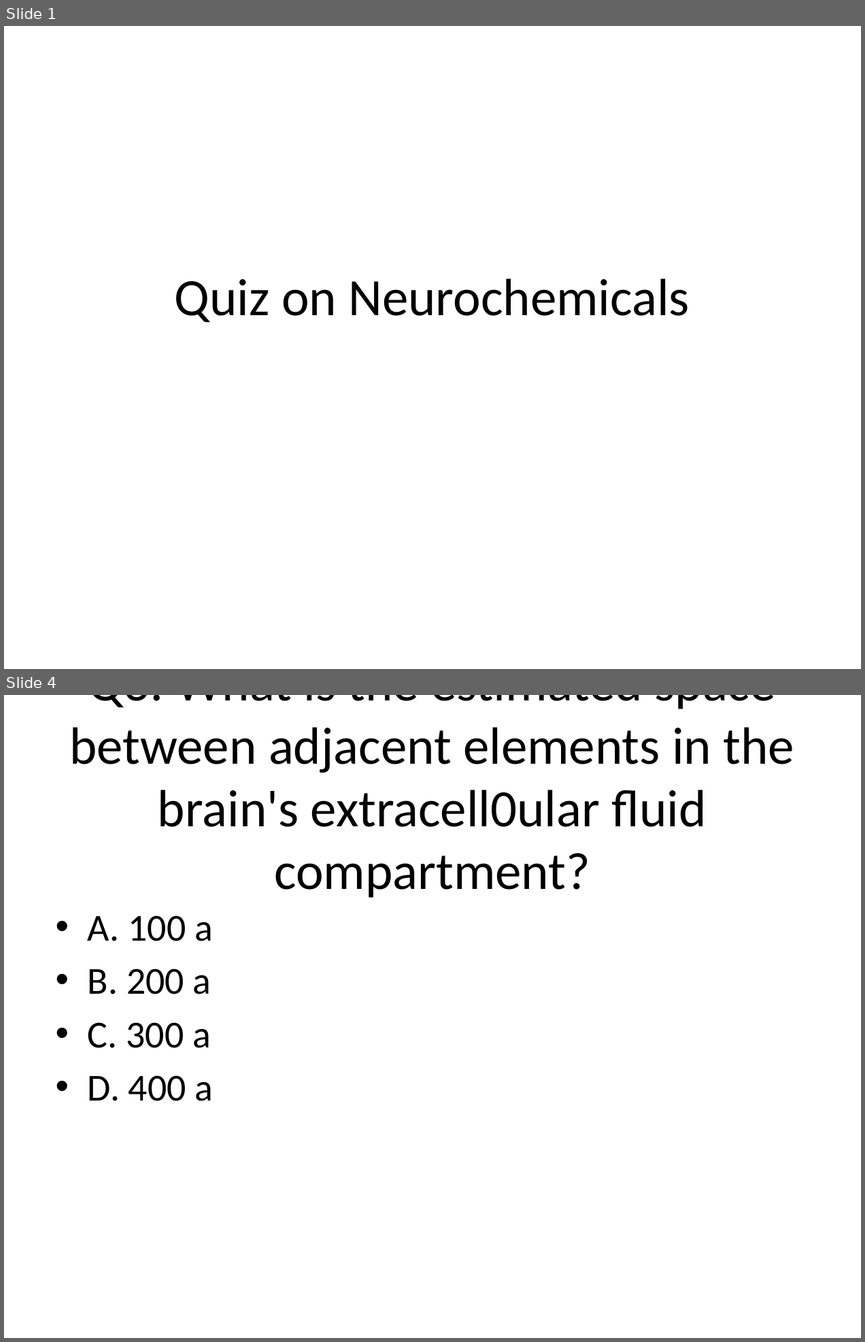
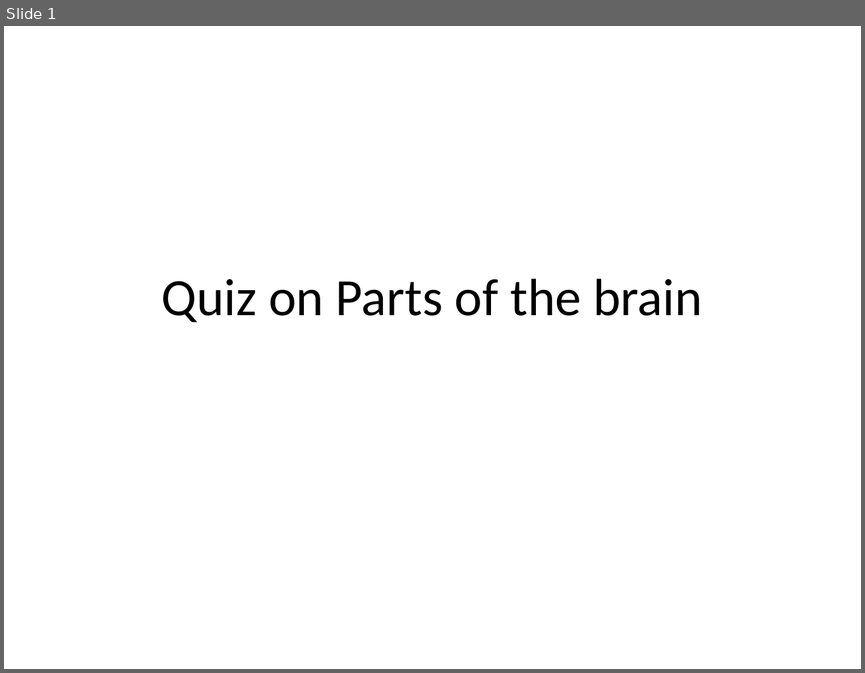
Before and after one commit to possibly-nrs-14/rag-sme, a slide deck: exports/quiz.pptx. Shown one above the other, each under a label of ours: slides 1 and 4 before the commit, slide 1 after it; the slides between them are not shown. The pictures are 865x1342 and 865x673 pixels, drawn with LibreOffice and Linux fonts; fonts in the diff are those of the drawing. Boxes give left, top, right and bottom in pixels: in the first picture for what was removed or moved away, otherwise in the second. Text is boxed around its words. In the diff, an @@ line names an element or a change of style, - is before the commit and + after.

Commit message:
latest quiz exports from demo

```diff
--- a/exports/quiz.pptx
+++ b/exports/quiz.pptx
@@ slide 4 removed at (4, 695, 861, 1338), background #FFFFFF @@
@@ title removed at (69, 695, 794, 898) @@
-Q3: What is the estimated space between adjacent elements in the brain's extracell0ular fluid compartment?
@@ text removed at (88, 915, 213, 1101) @@
-• A. 100 a
-• B. 200 a
-• C. 300 a
-• D. 400 a
@@ slide 1 changed as well @@
@@ title at (162, 278, 702, 322): text changed @@
-Quiz on Neurochemicals
+Quiz on Parts of the brain
```
Also in this commit, not shown: 3 other slides changed, 2 slides added, 3 other slides removed, 9 other files.
